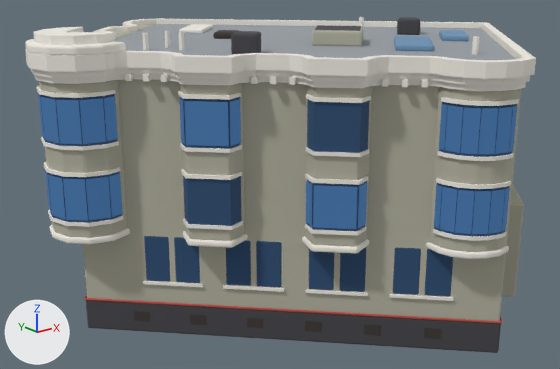
Before and after pictures for a commit that changed the glTF model artifacts/49-south-park/optimize/input/49-south-park.glb.
One viewpoint serves both versions: a camera (50 mm lens) standing at (-23.1, -27.7, 16.4) and looking at (-0.8, 0.1, 5.3). Every picture has the same lights, and +X, +Y and +Z are marked at lower left. The first picture is the older version.

Before the edit, the objects in view are built like this:
```python
ob_flank_cant_0_glow1 = bpy.data.objects.new('flank_cant_0_glow1', me_flank_cant_0_glow1)
ob_flank_cant_0_glow1.location = (0.0, 0.0, 0.0)
ob_flank_cant_1_glow0 = bpy.data.objects.new('flank_cant_1_glow0', me_flank_cant_1_glow0)
ob_flank_cant_1_glow0.location = (0.0, 0.0, 0.0)
ob_flank_round_0_glow0 = bpy.data.objects.new('flank_round_0_glow0', me_flank_round_0_glow0)
ob_flank_round_0_glow0.location = (0.0, 0.0, 0.0)
ob_flank_round_0_glow1 = bpy.data.objects.new('flank_round_0_glow1', me_flank_round_0_glow1)
ob_flank_round_0_glow1.location = (0.0, 0.0, 0.0)
ob_kwin_6_fill = bpy.data.objects.new('kwin_6_fill', me_kwin_6_fill)
ob_kwin_6_fill.location = (0.0, 0.0, 0.0)
ob_turret_glow0 = bpy.data.objects.new('turret_glow0', me_turret_glow0)
ob_turret_glow0.location = (0.0, 0.0, 0.0)
ob_turret_glow1 = bpy.data.objects.new('turret_glow1', me_turret_glow1)
ob_turret_glow1.location = (0.0, 0.0, 0.0)
# also in view: 'basement' at (0.5, 0.0, 0.7); 'flank_cant_0_glass0' at (-6.5, -2.7, 6.5); 'roof_skylight_a' at (2.8, -4.7, 12.2); 'flank_round_0_body' at (0.9, -9.8, 8.4); 'flank_round_0_glass1' at (0.8, -9.9, 9.7)
```
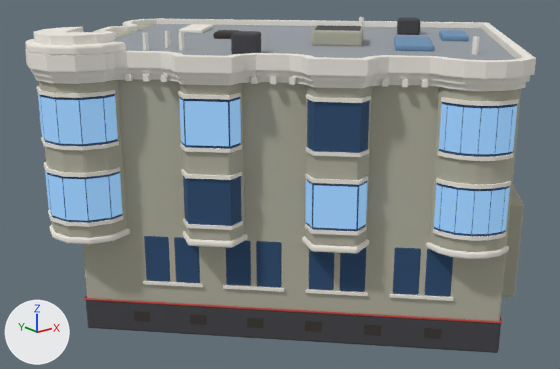
What the commit changed:
Material 'Toy_glassl_Glow' (mat_toy_glassl_glow) is new.
Its base color is (0.159, 0.301, 0.479) (blue #6f95b8).
Its roughness is 0.85.
Its emission color is (0.159, 0.301, 0.479) (blue #6f95b8).
Its emission strength is 1.0.
me_flank_cant_0_glow1 has 12 vertices, 6 faces and spans x -7.5..-5.58, y -3.64..-1.69, z 8.8..10.55.
me_flank_cant_0_glow1 no longer uses material mat_toy_glass_glow (dark blue #2a4d73, glowing dark blue #2a4d73).
me_flank_cant_0_glow1 gains material mat_toy_glassl_glow (blue #6f95b8, glowing blue #6f95b8).
me_flank_cant_1_glow0 has 12 vertices, 6 faces and spans x -4.0..-2.08, y -7.24..-5.29, z 5.6..7.35.
me_flank_cant_1_glow0 no longer uses material mat_toy_glass_glow (dark blue #2a4d73, glowing dark blue #2a4d73).
me_flank_cant_1_glow0 gains material mat_toy_glassl_glow (blue #6f95b8, glowing blue #6f95b8).
me_flank_round_0_glow0 has 24 vertices, 12 faces and spans x -0.22..1.76, y -10.96..-8.94, z 5.6..7.35.
me_flank_round_0_glow0 no longer uses material mat_toy_glass_glow (dark blue #2a4d73, glowing dark blue #2a4d73).
me_flank_round_0_glow0 gains material mat_toy_glassl_glow (blue #6f95b8, glowing blue #6f95b8).
me_flank_round_0_glow1 has 24 vertices, 12 faces and spans x -0.22..1.76, y -10.96..-8.94, z 8.8..10.55.
me_flank_round_0_glow1 no longer uses material mat_toy_glass_glow (dark blue #2a4d73, glowing dark blue #2a4d73).
me_flank_round_0_glow1 gains material mat_toy_glassl_glow (blue #6f95b8, glowing blue #6f95b8).
me_turret_glow0 has 32 vertices, 16 faces and spans x -11.48..-9.05, y 0.04..3.63, z 5.6..7.35.
me_turret_glow0 no longer uses material mat_toy_glass_glow (dark blue #2a4d73, glowing dark blue #2a4d73).
me_turret_glow0 gains material mat_toy_glassl_glow (blue #6f95b8, glowing blue #6f95b8).
me_turret_glow1 has 32 vertices, 16 faces and spans x -11.48..-9.05, y 0.04..3.63, z 8.8..10.55.
me_turret_glow1 no longer uses material mat_toy_glass_glow (dark blue #2a4d73, glowing dark blue #2a4d73).
me_turret_glow1 gains material mat_toy_glassl_glow (blue #6f95b8, glowing blue #6f95b8).

Changed parts and their boxes (x1, y1, x2, y2) in the pictures (560 x 369 px):
'flank_round_0_glow1', recoloured (dark blue to blue): (439, 104, 517, 154) in both
'turret_glow1', recoloured (dark blue to blue): (38, 93, 118, 144) in both
'flank_round_0_glow0', recoloured (dark blue to blue): (434, 185, 510, 234) in both
'turret_glow0', recoloured (dark blue to blue): (45, 170, 123, 221) in both
'flank_cant_0_glow1', recoloured (dark blue to blue): (179, 98, 241, 146) in both
'flank_cant_1_glow0', recoloured (dark blue to blue): (306, 180, 367, 229) in both
